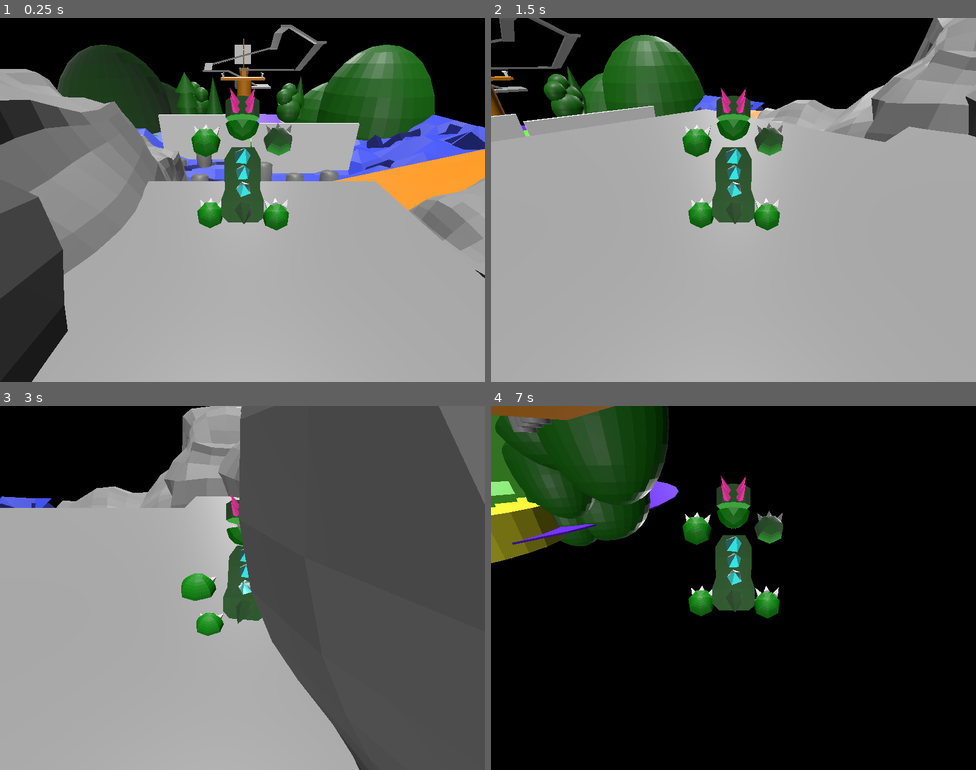
Above: before the commit, frames 1-4 (two rows, left to right).
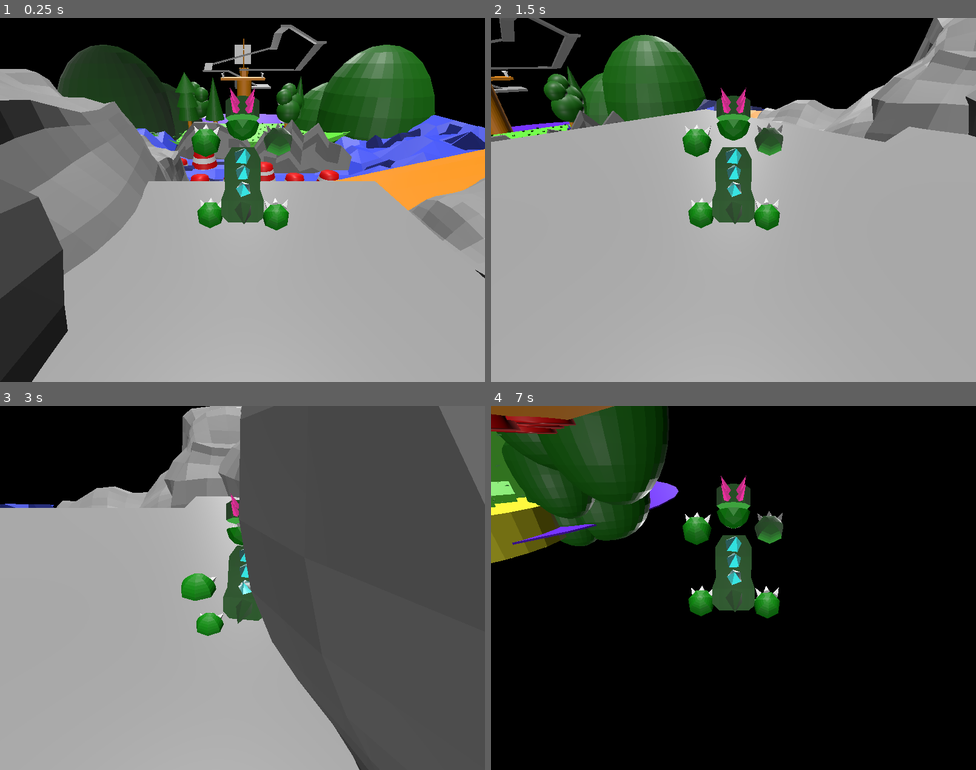
Above: after the commit, the same moments.

Repository: bazylevnik0/dinokid
Game: Godot game, scene res://mom-intro.tscn
Two runs of this game, one before a commit and one after it. Both use one fixed random seed, a clock stepped at 60 frames per second and the inputs below. Video files are missing from this copy of the repository; at most half a second of black plays in their place.
Inputs:
- Up to frame 1 (0.25 s): no input
- Up to frame 2 (1.5 s): hold Right (move_right) 0.53-1.28 s; tap Space (jump) at 0.77 s; hold Down (move_backward) from 1.28 s (still down)
- Up to frame 3 (3 s): tap Space (jump) at 1.52 s; release Down (move_backward) at 2.03 s; hold Right (move_right) 2.03-2.78 s; hold Up (move_forward) from 2.78 s (still down)
- Up to frame 4 (7 s): tap Space (jump) at 3.02, 3.77, 4.52, 6.02, 6.77 s; release Up (move_forward) at 3.53 s; hold Left (move_left) 3.53-5.03 s; hold Down (move_backward) 5.03-5.78 s; hold Right (move_right) 5.78-6.53 s; hold Up (move_forward) from 6.53 s (still down)

The runs differ from the first frame. In frame 1, 4.2% of the frame differs, in the area x 28-100%, y 26-45%; in frame 2, 1.6%; in frame 3, 0.2%; in frame 4, 0.7%.

Commit message:
beautify shadowland, refactor of code

Diff:
--- a/homeisland.gd
+++ b/homeisland.gd
@@ -1,4 +1,9 @@
 extends Node3D
+
+func return_to_start():
+	$SoundRestart.play()
+	$Dino/Player.position = Vector3(-0.053, 1.108, 0.386) # starting position
+	pass
 
 # Called when the node enters the scene tree for the first time.
 func _ready() -> void:
@@ -27,15 +32,13 @@
 
 func _on_mountain_down_area_body_entered(body: Node3D) -> void:
 	if body.name == "Player" :
-		$SoundRestart.play()
-		$Dino/Player.position = Vector3(-0.053, 1.108, 0.386)
+		return_to_start()
 	pass # Replace with function body.
 
 
 func _on_river_water_area_body_entered(body: Node3D) -> void:
 	if body.name == "Player" :
-		$SoundRestart.play()
-		$Dino/Player.position = Vector3(-0.053, 1.108, 0.386)
+		return_to_start()
 	pass # Replace with function body.
 
 
@@ -69,8 +72,7 @@
 
 func _on_forrest_trap_area_body_entered(body: Node3D) -> void:
 	if body.name == "Player" :
-		$SoundRestart.play()
-		$Dino/Player.position = Vector3(-0.053, 1.108, 0.386)
+		return_to_start()
 	pass # Replace with function body.
 
 
--- a/homeisland.tscn
+++ b/homeisland.tscn
@@ -857,7 +857,7 @@
 shape = SubResource("BoxShape3D_6uo28")
 
 [node name="river_stone" parent="StaticBody3D/River1" instance=ExtResource("4_4sxba")]
-transform = Transform3D(1, 0, 0, 0, -4.28408e-08, 1, 0, -1, -4.28408e-08, 0, -0.0131578, -0.707025)
+transform = Transform3D(1, 0, 0, 0, 1.30385e-07, -1, 0, 1, 1.30385e-07, 0, -0.0131578, -0.707025)
 
 [node name="AnimationPlayer" type="AnimationPlayer" parent="StaticBody3D/River1"]
 libraries = {
@@ -1115,7 +1115,7 @@
 shape = SubResource("BoxShape3D_dw4dm")
 
 [node name="river_stone" parent="StaticBody3D/River11" instance=ExtResource("4_4sxba")]
-transform = Transform3D(1, 0, 0, 0, -4.47035e-08, 1, 0, -1, -4.47035e-08, 0, 0.0404797, -0.509138)
+transform = Transform3D(1, 0, 0, 0, 1.32248e-07, -1, 0, 1, 1.32248e-07, 0, 0.0404806, -0.509138)
 
 [node name="AnimationPlayer" type="AnimationPlayer" parent="StaticBody3D/River11"]
 libraries = {
@@ -1128,7 +1128,7 @@
 shape = SubResource("BoxShape3D_xa8hf")
 
 [node name="river_stone" parent="StaticBody3D/River12" instance=ExtResource("4_4sxba")]
-transform = Transform3D(1, 0, 0, 0, -4.28408e-08, 1, 0, -1, -4.28408e-08, 0, 0.00363636, -0.575618)
+transform = Transform3D(1, 0, 0, 0, 1.29919e-07, -1, 0, 1, 1.29919e-07, 0, 0.00363636, -0.575618)
 
 [node name="AnimationPlayer" type="AnimationPlayer" parent="StaticBody3D/River12"]
 libraries = {
@@ -1141,7 +1141,7 @@
 shape = SubResource("BoxShape3D_bqr08")
 
 [node name="river_stone" parent="StaticBody3D/River13" instance=ExtResource("4_4sxba")]
-transform = Transform3D(1, 0, 0, 0, -4.37722e-08, 1, 0, -1, -4.37722e-08, 0, -0.00580215, -0.488129)
+transform = Transform3D(1, 0, 0, 0, 1.31316e-07, -1, 0, 1, 1.31316e-07, 0, -0.00580215, -0.488129)
 
 [node name="AnimationPlayer" type="AnimationPlayer" parent="StaticBody3D/River13"]
 libraries = {
--- a/shadowland.gd
+++ b/shadowland.gd
@@ -1,4 +1,9 @@
 extends Node3D
+
+func return_to_start():
+	#$SoundRestart.play()
+	$Dino/Player.position = Vector3(-0.055, 2.2568, -1.795) # starting position
+	pass
 
 # Called when the node enters the scene tree for the first time.
 func _ready() -> void:
@@ -10,19 +15,19 @@
 
 func _on_danger_door_1_area_body_entered(body: Node3D) -> void:
 	if body.name == "Player" :
-		$Dino/Player.position = Vector3(-0.055, 2.2568, -1.795)
+		return_to_start()
 	pass # Replace with function body.
 
 
 func _on_danger_door_2_area_body_entered(body: Node3D) -> void:
 	if body.name == "Player" :
-		$Dino/Player.position = Vector3(-0.055, 2.2568, -1.795)
+		return_to_start()
 	pass # Replace with function body.
 
 
 func _on_danger_door_3_area_body_entered(body: Node3D) -> void:
 	if body.name == "Player" :
-		$Dino/Player.position = Vector3(-0.055, 2.2568, -1.795)
+		return_to_start()
 	pass # Replace with function body.
 
 
@@ -52,37 +57,37 @@
 
 func _on_maze_trap_1_body_entered(body: Node3D) -> void:
 	if body.name == "Player" :
-		$Dino/Player.position = Vector3(-0.055, 2.2568, -1.795)
+		return_to_start()
 	pass # Replace with function body.
 
 
 func _on_maze_trap_2_body_entered(body: Node3D) -> void:
 	if body.name == "Player" :
-		$Dino/Player.position = Vector3(-0.055, 2.2568, -1.795)
+		return_to_start()
 	pass # Replace with function body.
 
 
 func _on_maze_trap_3_body_entered(body: Node3D) -> void:
 	if body.name == "Player" :
-		$Dino/Player.position = Vector3(-0.055, 2.2568, -1.795)
+		return_to_start()
 	pass # Replace with function body.
 
 
 func _on_maze_trap_4_body_entered(body: Node3D) -> void:
 	if body.name == "Player" :
-		$Dino/Player.position = Vector3(-0.055, 2.2568, -1.795)
+		return_to_start()
 	pass # Replace with function body.
 
 
 func _on_maze_trap_5_body_entered(body: Node3D) -> void:
 	if body.name == "Player" :
-		$Dino/Player.position = Vector3(-0.055, 2.2568, -1.795)
+		return_to_start()
 	pass # Replace with function body.
 
 
 func _on_sun_zone_body_entered(body: Node3D) -> void:
 	if body.name == "Player" :
-		$Dino/Player.position = Vector3(-0.055, 2.2568, -1.795)
+		return_to_start()
 	pass # Replace with function body.
 
 
Binary file changed: homeisland.glb
Binary file changed: river_stone.glb
Not shown, changed: homeisland.blend
Not shown, changed: homeisland.blend1
Not shown, changed: river_stone.blend
Not shown, changed: river_stone.blend1
